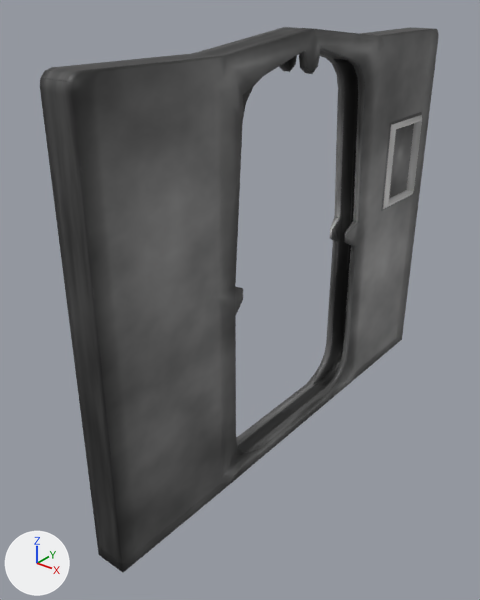
Renders of the Blender file Blender assets/Blender models/Buildings/Science Door.blend from each side of a commit.
Rendered twice from a camera (50 mm lens) standing at (5.24, -7.78, 6.81) and looking at (-0.41, -0.72, 2.44). The axes (+X, +Y, +Z) are drawn at lower left. The lights are the same throughout.

The older version as bpy lines, for what is in view:
```python
me_cube = bpy.data.meshes.new('Cube')
me_cube.from_pydata(...)  # 444 vertices, 443 faces; spans x -0.3..0.32, y -3.91..3.93, z -0.05..6.22
me_cube.polygons.foreach_set('use_smooth', [True] * 443)
me_cube.materials.append(mat_doorframetext)  # picture img_doorframe
me_cube_002 = bpy.data.meshes.new('Cube.002')
me_cube_002.from_pydata(...)  # 120 vertices, 106 faces; spans x -1.38..1.43, y -0.59..1.89, z -1.0..0.98
me_cube_002.polygons.foreach_set('use_smooth', [True] * 106)
me_cube_002.materials.append(mat_doorlefttex)  # picture img_sciencedoorlefttex
me_cube_003 = bpy.data.meshes.new('Cube.003')
me_cube_003.from_pydata(...)  # 120 vertices, 106 faces; spans x -1.38..1.43, y -0.59..1.89, z -0.99..1.0
me_cube_003.polygons.foreach_set('use_smooth', [True] * 106)
me_cube_003.materials.append(mat_doorrighttex)  # picture img_sciencedoorrighttex
ob_door1 = bpy.data.objects.new('Door1', me_cube_003)
ob_door1.location = (0.0, 0.0, 3.05)
ob_door1.rotation_euler = (-3.142, 0.0, 0.0)  # degrees (-180, 0, 0)
ob_door1.scale = (0.096, 1.0, 2.99)
ob_door1.hide_render = True
ob_door2 = bpy.data.objects.new('Door2', me_cube_002)
ob_door2.location = (0.0, 0.0, 3.05)
ob_door2.scale = (0.096, 1.0, 2.99)
ob_door2.hide_render = True
ob_doorframe = bpy.data.objects.new('Doorframe', me_cube)
ob_doorframe.location = (0.0, 0.0, 0.0)
```
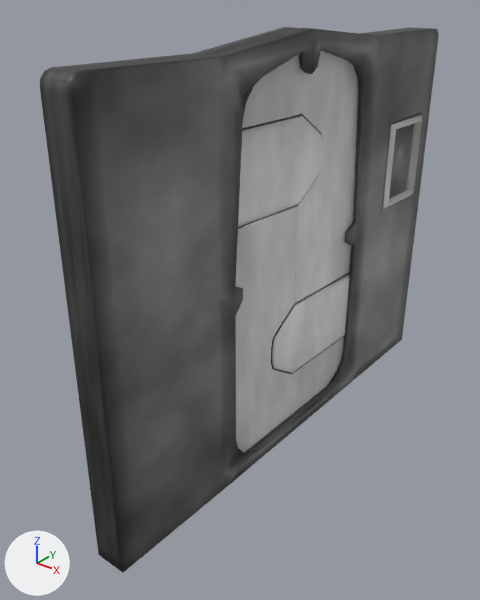
Location of each change, (x1, y1, x2, y2) in pixels of the pictures (480 x 600 px):
'Door1', shown: after (235, 54, 324, 453)
'Door2', shown: after (271, 51, 358, 415)

Diff of the bpy script that builds the scene:
```diff
--- a/Blender assets/Blender models/Buildings/Science Door.blend.py
+++ b/Blender assets/Blender models/Buildings/Science Door.blend.py
@@ ob_door2 @@
 ob_door2.scale = (0.096, 1.0, 2.99)
-ob_door2.hide_render = True
@@ ob_door1 @@
 ob_door1.scale = (0.096, 1.0, 2.99)
-ob_door1.hide_render = True
```
